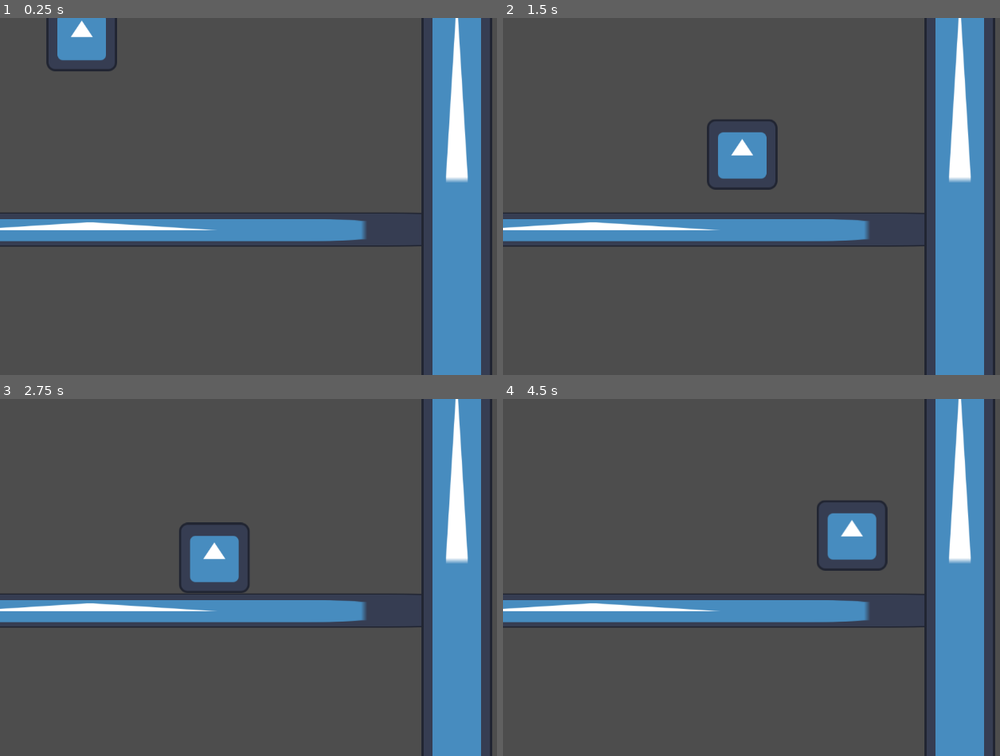
Above: before the commit, frames 1-4 (two rows, left to right).
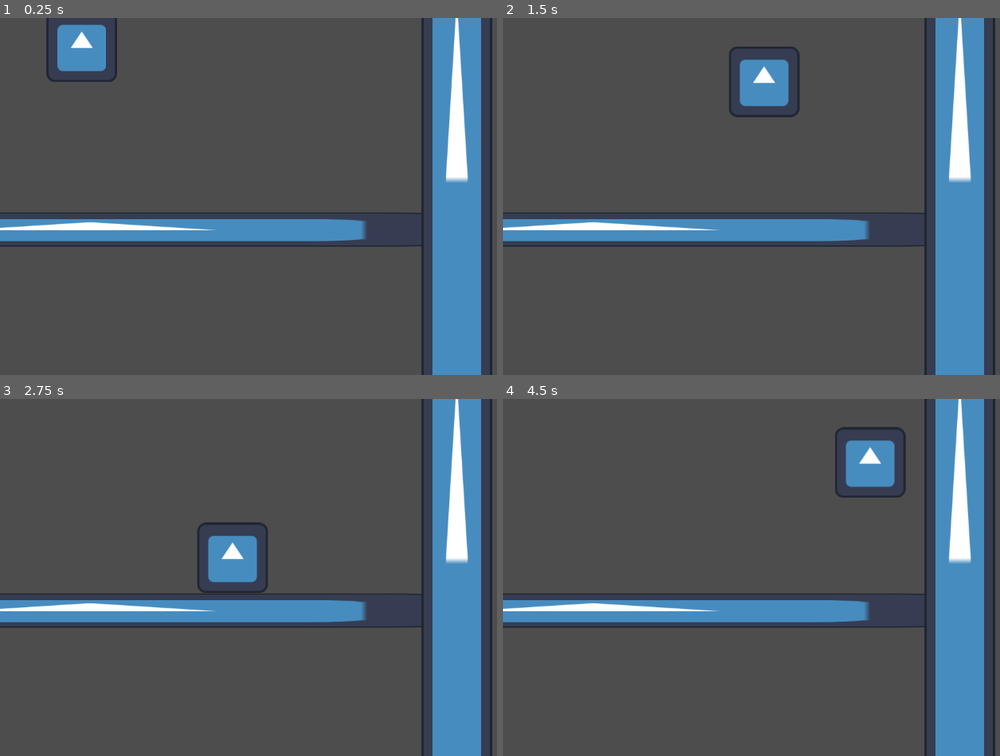
Above: after the commit, the same moments.

Repository: inadequacy/Jump---Run-World-End
Game: Godot game, scene res://MainScene.tscn
Same seed, same stepped clock (60 frames per second), same inputs: the game is played once before the commit and once after it. The engine's default icon, where the game draws it, is replaced by a stand-in: a white triangle on a blue panel in a dark square.
Inputs:
- Up to frame 1 (0.25 s): no input
- Up to frame 2 (1.5 s): hold Right (Right) from 0.53 s (still down); tap W (Jump) at 0.6, 0.77, 1.07, 1.35 s
- Up to frame 3 (2.75 s): tap W (Jump) at 1.52, 1.82, 2.1 s; release Right (Right) at 2.03 s; hold A (Left) from 2.03 s (still down)
- Up to frame 4 (4.5 s): release A (Left) at 2.78 s; hold Right (Right) 2.78-4.28 s; tap W (Jump) at 2.85, 3.02, 3.32, 3.6, 3.77, 4.07, 4.35 s; hold A (Left) from 4.28 s (still down)

The runs differ from the first frame. In frame 1, 0.9% of the frame differs, in the area x 9-24%, y 0-18%; in frame 2, 3.3%; in frame 3, 1.5%; in frame 4, 3.4%, in the area x 63-82%, y 7-49%.

Commit message:
character wall jump function

Diff:
--- a/player_character.gd
+++ b/player_character.gd
@@ -1,28 +1,75 @@
 extends CharacterBody2D
 
 
-const SPEED = 300.0
-const JUMP_VELOCITY = -400.0
+const speed = 500.0
+const jump_power = -2000.0
 
-# Get the gravity from the project settings to be synced with RigidBody nodes.
-var gravity = ProjectSettings.get_setting("physics/2d/default_gravity")
+const acc = 30
+const friction = 70
 
+const gravity = 100
+
+const wall_jump_pushback = 700
+
+const wall_slide_gravity = 100
+var is_wall_sliding = false
 
 func _physics_process(delta):
-	# Add the gravity.
-	if not is_on_floor():
-		velocity.y += gravity * delta
+	var input_dir: Vector2 = input()
 
-	# Handle jump.
-	if Input.is_action_just_pressed("Jump") and is_on_floor():
-		velocity.y = JUMP_VELOCITY
+	if input_dir != Vector2.ZERO:
+		accelerate(input_dir)
+	else:
+		add_friction()
+	player_movement()
+	jump()
+	wall_slide(delta)
 
-	# Get the input direction and handle the movement/deceleration.
-	# As good practice, you should replace UI actions with custom gameplay actions.
-	var direction = Input.get_axis("Left", "Right")
-	if direction:
-		velocity.x = direction * SPEED
-	else:
-		velocity.x = move_toward(velocity.x, 0, SPEED)
+func player_movement():
+	move_and_slide()
 
-	move_and_slide()
+func accelerate(direction):
+	velocity = velocity.move_toward(speed * direction, acc)
+
+func add_friction():
+	velocity = velocity.move_toward(Vector2.ZERO, friction)
+
+func input() -> Vector2:
+	var input_dir = Vector2.ZERO
+
+	input_dir.x = Input.get_axis("Left", "Right")
+	input_dir = input_dir.normalized()
+	return input_dir
+
+func jump():
+	if Input.is_action_just_pressed("Jump"):
+		if is_on_floor():
+			velocity.y = jump_power
+		elif is_on_wall_only():
+			velocity = Vector2(get_wall_normal().x * wall_jump_pushback, jump_power)
+	velocity.y += gravity
+	#if Input.is_action_just_pressed("Jump"):
+		#if is_on_floor():
+			#velocity.y = jump_power
+		#if is_on_wall() and Input.is_action_just_pressed("Right"):
+			#velocity.y = jump_power
+			#velocity.x = -wall_jump_pushback
+		#if is_on_wall() and Input.is_action_just_pressed("Left"):
+			#velocity.y = jump_power
+			#velocity.x = wall_jump_pushback
+
+func wall_slide(delta):
+	if is_on_wall_only() and Input.get_axis("ui_left", "ui_right"):
+		velocity.y = min(velocity.y, wall_slide_gravity)
+	#if is_on_wall() and !is_on_floor():
+		#if Input.is_action_pressed("Left") or Input.is_action_pressed("Right"):
+			#is_wall_sliding = true
+		#else:
+			#is_wall_sliding = false
+	#else:
+		#is_wall_sliding = false
+	#
+	#if is_wall_sliding:
+		#velocity.y += (wall_slide_gravity * delta)
+		#velocity.y = min(velocity.y, wall_slide_gravity)
+	#
--- a/player_character.tscn
+++ b/player_character.tscn
@@ -9,7 +9,7 @@
 height = 140.0
 
 [node name="PlayerCharacter" type="CharacterBody2D"]
-collision_mask = 2
+collision_mask = 6
 script = ExtResource("1_h65w7")
 
 [node name="AnimatedSprite2D" type="AnimatedSprite2D" parent="."]
@@ -21,3 +21,17 @@
 
 [node name="Sprite2D" type="Sprite2D" parent="."]
 texture = ExtResource("2_4oo5l")
+
+[node name="RightWall" type="RayCast2D" parent="."]
+position = Vector2(57, 0)
+rotation = -1.5708
+collision_mask = 4
+collide_with_areas = true
+collide_with_bodies = false
+
+[node name="LeftWall" type="RayCast2D" parent="."]
+position = Vector2(-57, 0)
+rotation = 1.5708
+collision_mask = 4
+collide_with_areas = true
+collide_with_bodies = false
--- a/project.godot
+++ b/project.godot
@@ -40,4 +40,5 @@
 [layer_names]
 
 2d_physics/layer_1="Player"
-2d_physics/layer_2="Environment"
+2d_physics/layer_2="Floor"
+2d_physics/layer_3="Wall"
